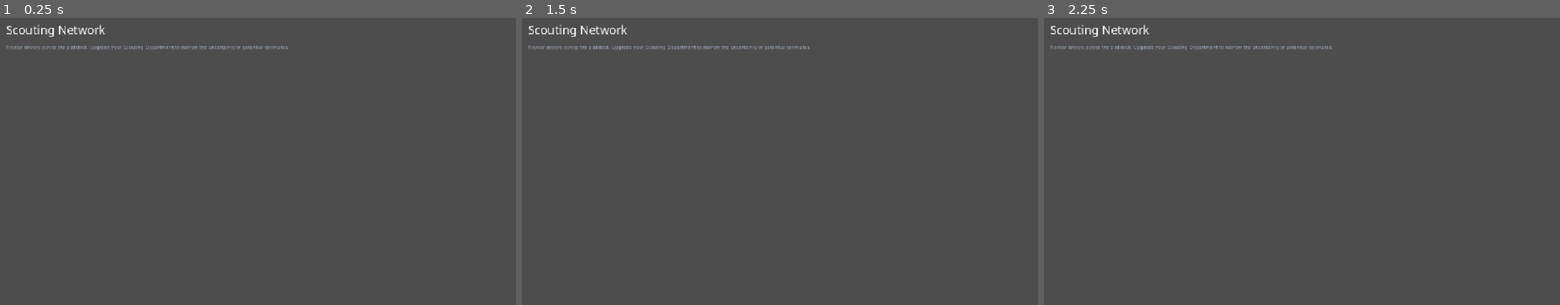
Above: before the commit, frames 1-3 (left to right).
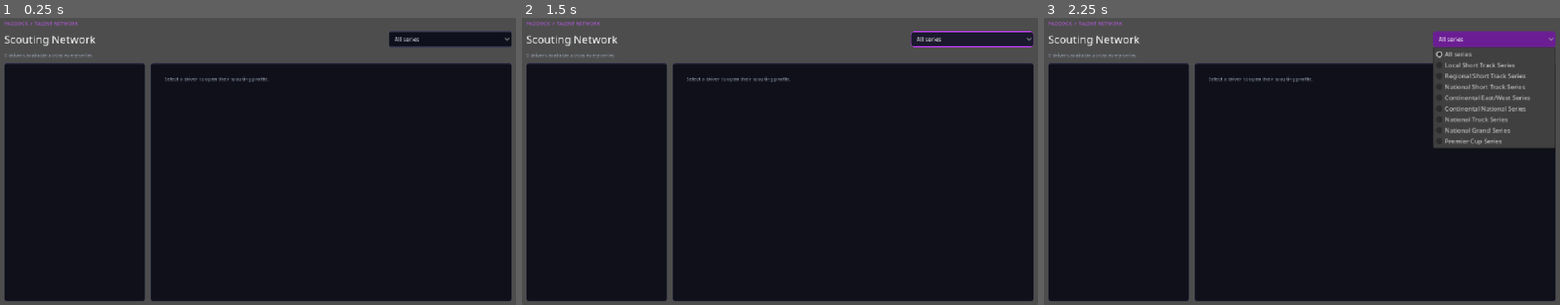
Above: after the commit, the same moments.

Repository: joeyp24/racing_manager
Game: Godot game, scene res://scenes/pages/scouting/scouting.tscn
Two runs of this game, one before a commit and one after it. Both use one fixed random seed, a clock stepped at 60 frames per second and the inputs below. This scene is started directly instead of the project's main scene.
Inputs (mouse positions are in pixels of both pictures, inside the frame that each line leads up to):
- Up to frame 1 (0.25 s): no input
- Up to frame 2 (1.5 s): click (970, 38) at 0.5 s, where only the run after the commit has a clickable "All series"; click (970, 38) at 1.25 s, where only the run after the commit has a clickable "All series"
- Up to frame 3 (2.25 s): click (1492, 38) at 2 s, where only the run after the commit has a clickable "All series"

The runs differ from the first frame. In frame 1, 83% of the frame differs, in the area x 0-100%, y 1-99%; in frame 2, 83%; in frame 3, 77%.
Error before the commit: Invalid call. Nonexistent function 'get_department_level' in base 'Nil'. (res://scenes/pages/scouting/scouting.gd:7)
Error after the commit: Invalid access to property or key 'drivers' on a base object of type 'Nil'. (res://scenes/pages/scouting/scouting.gd:28)

Commit message:
Revamp multi-series driver scouting

Diff:
--- a/resources/team_catalog.gd
+++ b/resources/team_catalog.gd
@@ -107,6 +107,19 @@
 
 const RATING_OFFSETS: Array[int] = [12, 8, 5, 2, 0, -2, -5, -8, -11, 6, -6, 3, -3, -9]
 
+# Organization sizes are intentionally uneven: leading teams can support four
+# cars while independents may arrive with only one or two entries.
+const TEAM_CAR_COUNTS: Dictionary = {
+	"local_short_track": [4, 4, 3, 3, 2, 2, 2],
+	"regional_short_track": [4, 4, 4, 3, 3, 2, 2, 2],
+	"national_short_track": [4, 4, 4, 4, 3, 3, 2, 2, 2, 2],
+	"continental_east_west": [4, 4, 3, 3, 3, 3, 2, 2],
+	"continental_national": [4, 4, 4, 4, 3, 3, 2, 2, 2, 2],
+	"national_truck": [4, 4, 4, 4, 3, 3, 3, 3, 2, 2, 2, 2],
+	"national_grand": [4, 4, 4, 4, 3, 3, 3, 3, 3, 2, 2, 2, 1],
+	"premier_cup": [4, 4, 4, 4, 3, 3, 3, 3, 3, 3, 2, 2, 1, 1]
+}
+
 
 static func get_teams(series_id: String) -> Array[Dictionary]:
 	var identities: Array = TEAM_IDENTITIES.get(series_id, [])
@@ -116,6 +129,12 @@
 		return teams
 	var base_rating := int(series.car_rating)
 	var field_size := int(series.maximum_field_size)
+	var car_counts: Array = TEAM_CAR_COUNTS.get(series_id, [])
+	assert(car_counts.size() == identities.size(), "Every organization needs a configured car count.")
+	var configured_field_size := 0
+	for car_count in car_counts:
+		configured_field_size += int(car_count)
+	assert(configured_field_size == field_size, "Team car counts must match the configured field size.")
 	for index in identities.size():
 		var identity: Array = identities[index]
 		var overall := clampi(base_rating + RATING_OFFSETS[index % RATING_OFFSETS.size()], 35, 99)
@@ -128,7 +147,7 @@
 			"engineering_rating": clampi(overall + ((index * 5) % 9) - 4, 1, 99),
 			"pit_crew_rating": clampi(overall + ((index * 7) % 11) - 5, 1, 99),
 			"strategy_rating": clampi(overall + ((index * 2) % 9) - 4, 1, 99),
-			"driver_count": field_size / identities.size() + (1 if index < field_size % identities.size() else 0)
+			"driver_count": int(car_counts[index])
 		})
 	return teams
 
--- a/scenes/pages/scouting/scouting.gd
+++ b/scenes/pages/scouting/scouting.gd
@@ -1,42 +1,191 @@
 extends Control
 
-@onready var candidates: VBoxContainer = %candidates
+@onready var series_filter: OptionButton = %series_filter
+@onready var driver_list: VBoxContainer = %driver_list
+@onready var detail: VBoxContainer = %detail
+@onready var summary: Label = %summary
+
+var selected_series_id := "all"
+var selected_driver_id := ""
+var entries: Array[Dictionary] = []
 
 
 func _ready() -> void:
-	var level := GameManager.team.get_department_level("scouting")
-	if level <= 0:
-		return
-	for driver in GameManager.team.drivers:
-		if driver == null or driver.is_player_driver:
-			continue
-		candidates.add_child(_create_candidate(driver))
+	series_filter.add_item("All series")
+	series_filter.set_item_metadata(0, "all")
+	for series in SeriesCatalog.SERIES:
+		series_filter.add_item(str(series.name))
+		series_filter.set_item_metadata(series_filter.item_count - 1, str(series.id))
+	series_filter.item_selected.connect(_on_series_selected)
+	_build_entries()
+	_refresh_list()
 
 
-func _create_candidate(driver: Driver) -> Control:
-	var panel := PanelContainer.new(); var column := VBoxContainer.new(); var label := Label.new()
+func _build_entries() -> void:
+	entries.clear()
+	for series in SeriesCatalog.SERIES:
+		var series_drivers: Array[Driver] = []
+		for driver in GameManager.team.drivers:
+			if driver != null and not driver.is_player_driver and driver.series_id == str(series.id):
+				series_drivers.append(driver)
+		var race_roster := AIRosterCatalog.get_roster(str(series.id))
+		for index in mini(series_drivers.size(), race_roster.size()):
+			entries.append({"driver":series_drivers[index], "race_driver":race_roster[index], "series":series})
+
+
+func _refresh_list() -> void:
+	_clear(driver_list)
+	var visible: Array[Dictionary] = []
+	for entry in entries:
+		if selected_series_id == "all" or str(entry.series.id) == selected_series_id:
+			visible.append(entry)
+	summary.text = "%d drivers available across %s" % [visible.size(), "every series" if selected_series_id == "all" else str(SeriesCatalog.get_series(selected_series_id).name)]
+	if visible.is_empty():
+		selected_driver_id = ""
+		_show_empty_detail()
+		return
+	var selected_is_visible := false
+	for entry in visible:
+		if str(entry.race_driver.driver_id) == selected_driver_id:
+			selected_is_visible = true
+	if not selected_is_visible:
+		selected_driver_id = str(visible[0].race_driver.driver_id)
+	for entry in visible:
+		var button := Button.new()
+		button.alignment = HORIZONTAL_ALIGNMENT_LEFT
+		button.toggle_mode = true
+		button.button_pressed = str(entry.race_driver.driver_id) == selected_driver_id
+		button.text = "%s\n%s  ·  OVR %d" % [entry.race_driver.driver_name, entry.race_driver.team_name, (entry.driver as Driver).get_overall_rating()]
+		button.pressed.connect(_select_driver.bind(str(entry.race_driver.driver_id)))
+		driver_list.add_child(button)
+	_show_selected_driver()
+
+
+func _show_selected_driver() -> void:
+	_clear(detail)
+	var entry := _get_selected_entry()
+	if entry.is_empty():
+		_show_empty_detail()
+		return
+	var driver := entry.driver as Driver
+	var race_driver: Dictionary = entry.race_driver
+	var title := Label.new()
+	title.text = str(race_driver.driver_name)
+	title.theme_type_variation = &"PageTitle"
+	detail.add_child(title)
+	_add_muted("%s  ·  %s  ·  Car #%d" % [entry.series.name, race_driver.team_name, race_driver.team_car_number])
+	_add_section("DRIVER OVERVIEW")
+	var overview := GridContainer.new()
+	overview.columns = 4
+	for item in [["OVR", driver.get_overall_rating()], ["Age", driver.age], ["Potential", driver.get_potential_overall()], ["Development", driver.get_development_rate()]]:
+		overview.add_child(_metric(str(item[0]), str(item[1])))
+	detail.add_child(overview)
+	_add_section("PERFORMANCE RATINGS")
+	var ratings := GridContainer.new()
+	ratings.columns = 2
+	for row in driver.get_rating_rows():
+		ratings.add_child(_metric(str(row.label), str(row.rating)))
+	detail.add_child(ratings)
+	_add_section("RECENT RACE RESULTS")
+	var results := _recent_results(str(entry.series.id), str(race_driver.driver_id))
+	if results.is_empty():
+		_add_muted("No race results have been recorded for this driver yet.")
+	else:
+		for result in results:
+			_add_body("%s  ·  P%d" % [result.race_name, result.position])
+	_add_section("SCOUTING")
 	var report := GameManager.team.scouting_reports.get(driver.driver_id, {}) as Dictionary
 	var active := _active_assignment(driver.driver_id)
 	if not report.is_empty():
-		label.text = "%s • %s\nPotential %d–%d • %s • Risk: %s" % [driver.driver_name, report.get("projected_role", "Unknown role"), report.get("potential_low", 0), report.get("potential_high", 99), report.get("strength", "Unknown strength"), report.get("risk", "Unknown")]
+		_add_body("%s  ·  Potential %d–%d  ·  %s  ·  Risk: %s" % [report.get("projected_role", "Unknown role"), report.get("potential_low", 0), report.get("potential_high", 99), report.get("strength", "Unknown strength"), report.get("risk", "Unknown")])
 	elif not active.is_empty():
-		label.text = "%s • %s in progress • %d week(s) remaining" % [driver.driver_name, active.get("type", "Assessment"), active.get("weeks_remaining", 1)]
+		_add_muted("%s in progress · %d week(s) remaining" % [active.get("type", "Assessment"), active.get("weeks_remaining", 1)])
 	else:
-		label.text = "%s • Age %d • Ratings hidden until assessed" % [driver.driver_name, driver.age]
-	column.add_child(label)
-	if active.is_empty():
 		var choices := OptionButton.new()
-		for type in ["Background check", "Current ability assessment", "Potential assessment", "Technical evaluation", "Personality evaluation"]: choices.add_item(type)
-		var button := Button.new(); button.text = "Assign scout"; button.pressed.connect(_start_assignment.bind(driver, choices)); column.add_child(choices); column.add_child(button)
-	panel.add_child(column); return panel
+		for assignment_type in ["Background check", "Current ability assessment", "Potential assessment", "Technical evaluation", "Personality evaluation"]:
+			choices.add_item(assignment_type)
+		var button := Button.new()
+		button.text = "Assign scout"
+		button.theme_type_variation = &"PrimaryButton"
+		button.pressed.connect(_start_assignment.bind(driver, choices))
+		detail.add_child(choices)
+		detail.add_child(button)
+
+
+func _recent_results(series_id: String, driver_id: String) -> Array[Dictionary]:
+	var recent: Array[Dictionary] = []
+	var races: Array = GameManager.team.get_world_series_data(series_id).get("results", [])
+	for race_index in range(races.size() - 1, -1, -1):
+		var race: Dictionary = races[race_index]
+		for row in race.get("rows", []):
+			if str(row.get("driver_id", "")) == driver_id:
+				recent.append({"race_name":str(race.get("race_name", "Race")), "position":int(row.get("position", 0))})
+				break
+		if recent.size() == 5:
+			break
+	return recent
+
+
+func _get_selected_entry() -> Dictionary:
+	for entry in entries:
+		if str(entry.race_driver.driver_id) == selected_driver_id:
+			return entry
+	return {}
 
 
 func _active_assignment(driver_id: String) -> Dictionary:
 	for assignment in GameManager.team.scouting_assignments:
-		if assignment.get("driver_id") == driver_id: return assignment
+		if assignment.get("driver_id") == driver_id:
+			return assignment
 	return {}
 
 
 func _start_assignment(driver: Driver, choices: OptionButton) -> void:
 	if GameManager.team.start_scouting_assignment(driver, choices.get_item_text(choices.selected)):
-		GameManager.save_game(); get_tree().reload_current_scene()
+		GameManager.save_game()
+		_show_selected_driver()
+
+
+func _on_series_selected(index: int) -> void:
+	selected_series_id = str(series_filter.get_item_metadata(index))
+	_refresh_list()
+
+
+func _select_driver(driver_id: String) -> void:
+	selected_driver_id = driver_id
+	_refresh_list()
+
+
+func _show_empty_detail() -> void:
+	_clear(detail)
+	_add_muted("Select a driver to open their scouting profile.")
+
+
+func _metric(label_text: String, value: String) -> Control:
+	var box := VBoxContainer.new()
+	box.size_flags_horizontal = Control.SIZE_EXPAND_FILL
+	var value_label := Label.new(); value_label.text = value; value_label.theme_type_variation = &"MetricValue"
+	var label := Label.new(); label.text = label_text.to_upper(); label.theme_type_variation = &"EyebrowLabel"
+	box.add_child(value_label); box.add_child(label)
+	return box
+
+
+func _add_section(value: String) -> void:
+	var label := Label.new(); label.text = value; label.theme_type_variation = &"EyebrowLabel"
+	detail.add_child(label)
+
+
+func _add_body(value: String) -> void:
+	var label := Label.new(); label.text = value; label.autowrap_mode = TextServer.AUTOWRAP_WORD_SMART
+	detail.add_child(label)
+
+
+func _add_muted(value: String) -> void:
+	var label := Label.new(); label.text = value; label.theme_type_variation = &"MutedLabel"; label.autowrap_mode = TextServer.AUTOWRAP_WORD_SMART
+	detail.add_child(label)
+
+
+func _clear(container: Control) -> void:
+	for child in container.get_children():
+		container.remove_child(child)
+		child.queue_free()
--- a/scenes/pages/scouting/scouting.tscn
+++ b/scenes/pages/scouting/scouting.tscn
@@ -11,45 +11,82 @@
 grow_vertical = 2
 script = ExtResource("1")
 
-[node name="PageScroll" type="ScrollContainer" parent="."]
+[node name="Margin" type="MarginContainer" parent="."]
 layout_mode = 1
 anchors_preset = 15
 anchor_right = 1.0
 anchor_bottom = 1.0
-grow_horizontal = 2
-grow_vertical = 2
+offset_left = 18.0
+offset_top = 14.0
+offset_right = -18.0
+offset_bottom = -14.0
+
+[node name="Layout" type="VBoxContainer" parent="Margin"]
+layout_mode = 2
+theme_override_constants/separation = 10
+
+[node name="Eyebrow" type="Label" parent="Margin/Layout"]
+layout_mode = 2
+theme_type_variation = &"EyebrowLabel"
+text = "PADDOCK  /  TALENT NETWORK"
+
+[node name="Header" type="HBoxContainer" parent="Margin/Layout"]
+layout_mode = 2
+theme_override_constants/separation = 10
+
+[node name="Title" type="Label" parent="Margin/Layout/Header"]
+layout_mode = 2
+size_flags_horizontal = 3
+theme_type_variation = &"PageTitle"
+text = "Scouting Network"
+
+[node name="series_filter" type="OptionButton" parent="Margin/Layout/Header"]
+unique_name_in_owner = true
+custom_minimum_size = Vector2(270, 0)
+layout_mode = 2
+
+[node name="summary" type="Label" parent="Margin/Layout"]
+unique_name_in_owner = true
+layout_mode = 2
+theme_type_variation = &"MutedLabel"
+
+[node name="Content" type="HSplitContainer" parent="Margin/Layout"]
+layout_mode = 2
+size_flags_vertical = 3
+split_offset = 310
+
+[node name="ListPanel" type="PanelContainer" parent="Margin/Layout/Content"]
+custom_minimum_size = Vector2(300, 0)
+layout_mode = 2
+theme_type_variation = &"CardPanel"
+
+[node name="ListScroll" type="ScrollContainer" parent="Margin/Layout/Content/ListPanel"]
+layout_mode = 2
 horizontal_scroll_mode = 0
 
-[node name="margin" type="MarginContainer" parent="PageScroll"]
-size_flags_horizontal = 3
-layout_mode = 1
-anchors_preset = 15
-anchor_right = 1.0
-anchor_bottom = 1.0
-grow_horizontal = 2
-grow_vertical = 2
-theme_override_constants/margin_left = 22
-theme_override_constants/margin_top = 18
-theme_override_constants/margin_right = 22
-theme_override_constants/margin_bottom = 18
-
-[node name="layout" type="VBoxContainer" parent="PageScroll/margin"]
-layout_mode = 2
-theme_override_constants/separation = 12
-
-[node name="title" type="Label" parent="PageScroll/margin/layout"]
-theme_type_variation = &"PageTitle"
-layout_mode = 2
-theme_override_font_sizes/font_size = 26
-text = "Scouting Network"
-
-[node name="description" type="Label" parent="PageScroll/margin/layout"]
-theme_type_variation = &"MutedLabel"
-layout_mode = 2
-text = "Review drivers across the paddock. Upgrade your Scouting Department to narrow the uncertainty in potential estimates."
-autowrap_mode = 2
-
-[node name="candidates" type="VBoxContainer" parent="PageScroll/margin/layout"]
+[node name="driver_list" type="VBoxContainer" parent="Margin/Layout/Content/ListPanel/ListScroll"]
 unique_name_in_owner = true
 layout_mode = 2
+size_flags_horizontal = 3
+theme_override_constants/separation = 6
+
+[node name="DetailPanel" type="PanelContainer" parent="Margin/Layout/Content"]
+layout_mode = 2
+theme_type_variation = &"CardPanel"
+
+[node name="DetailMargin" type="MarginContainer" parent="Margin/Layout/Content/DetailPanel"]
+layout_mode = 2
+theme_override_constants/margin_left = 16
+theme_override_constants/margin_top = 14
+theme_override_constants/margin_right = 16
+theme_override_constants/margin_bottom = 14
+
+[node name="DetailScroll" type="ScrollContainer" parent="Margin/Layout/Content/DetailPanel/DetailMargin"]
+layout_mode = 2
+horizontal_scroll_mode = 0
+
+[node name="detail" type="VBoxContainer" parent="Margin/Layout/Content/DetailPanel/DetailMargin/DetailScroll"]
+unique_name_in_owner = true
+layout_mode = 2
+size_flags_horizontal = 3
 theme_override_constants/separation = 10
Not shown, changed: tests/test_gameplay_contracts.py
